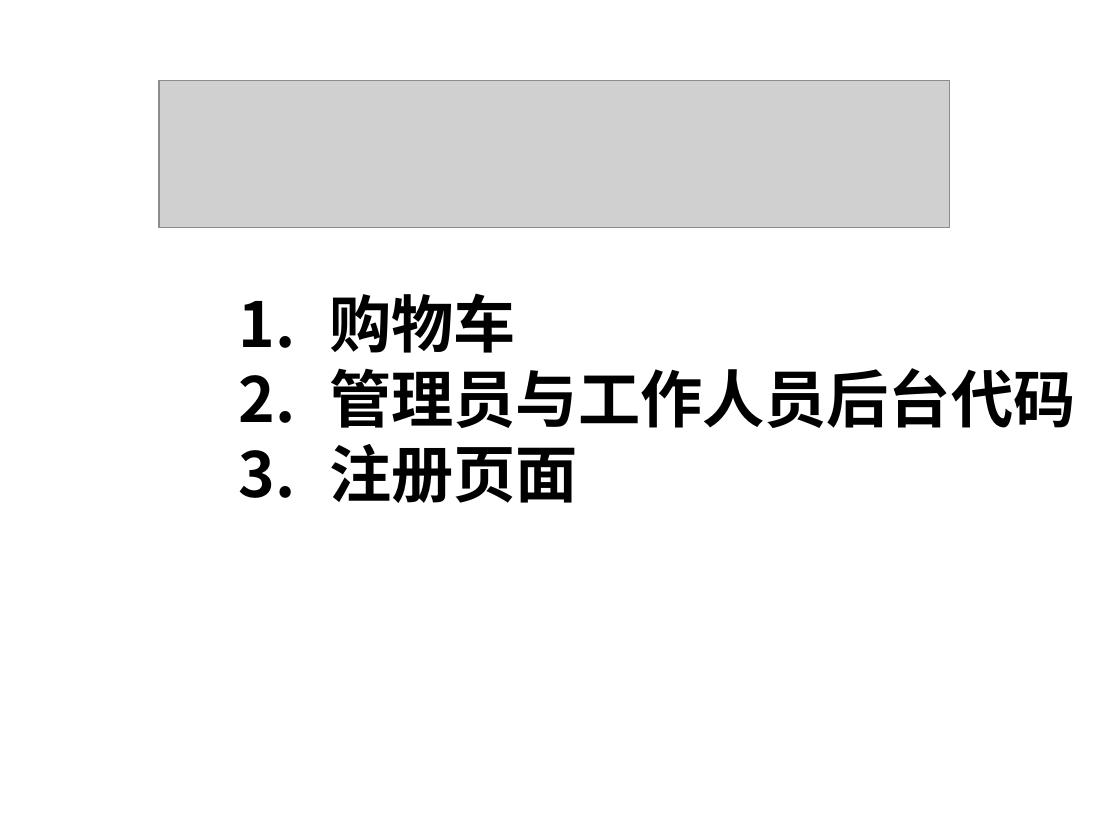
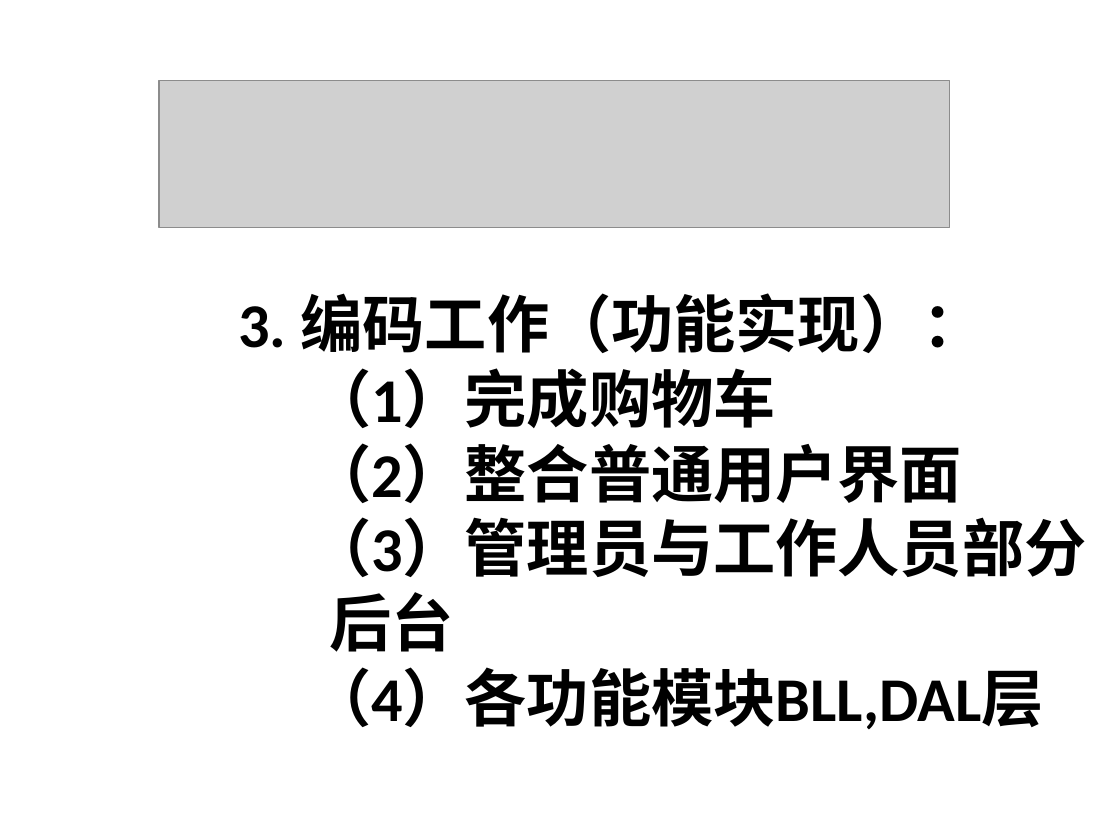
Before and after one commit to yaxing/sherry-forus, a slide deck: slide 5 of 项目相关文档/Sherry/项目监控/项目进展报告/项目报告_2009-12-03_Forus.ppt (slide 3 before the commit). Drawn at 1120x840 pixels with LibreOffice and Linux fonts; fonts in the diff are those of the drawing; grey boxes stand for pictures; background and template pictures are left out. Boxes give left, top, right and bottom in pixels: in the first picture for what was removed or moved away, otherwise in the second. Text is boxed around its words. In the diff, an @@ line names an element or a change of style, - is before the commit and + after.

```diff
--- a/项目相关文档/Sherry/项目监控/项目进展报告/项目报告_2009-12-03_Forus.ppt
+++ b/项目相关文档/Sherry/项目监控/项目进展报告/项目报告_2009-12-03_Forus.ppt
@@ text at <box>238,293,1086,729</box>: text changed @@
-1. 购物车
-2. 管理员与工作人员后台代码
-3. 注册页面
+3. 编码工作（功能实现）：
+（1）完成购物车
+（2）整合普通用户界面
+（3）管理员与工作人员部分后台
+（4）各功能模块BLL,DAL层
```
Also in this commit, not shown: 1 other slide changed, 4 slides added, 1 slide removed.
